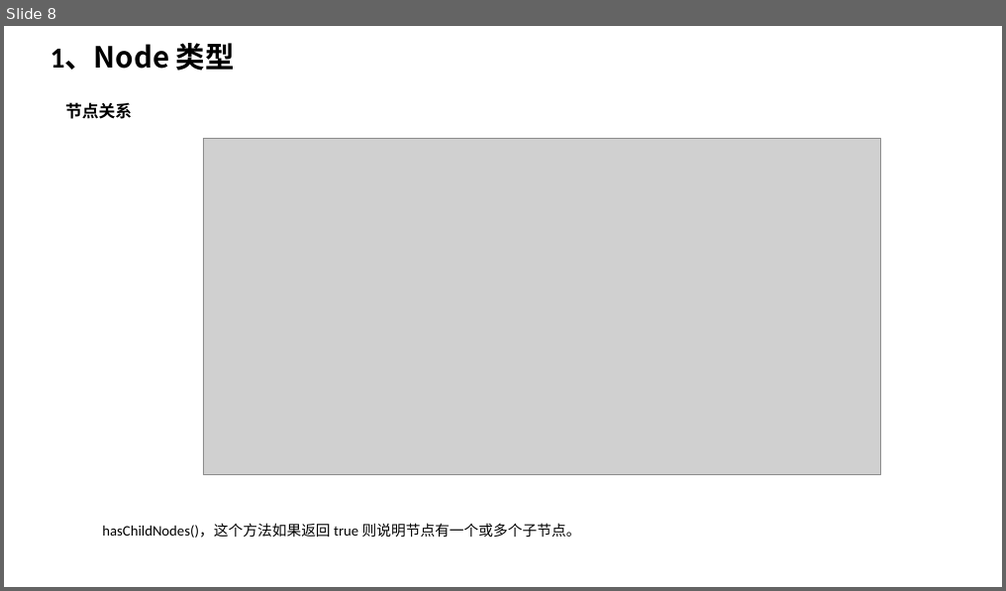
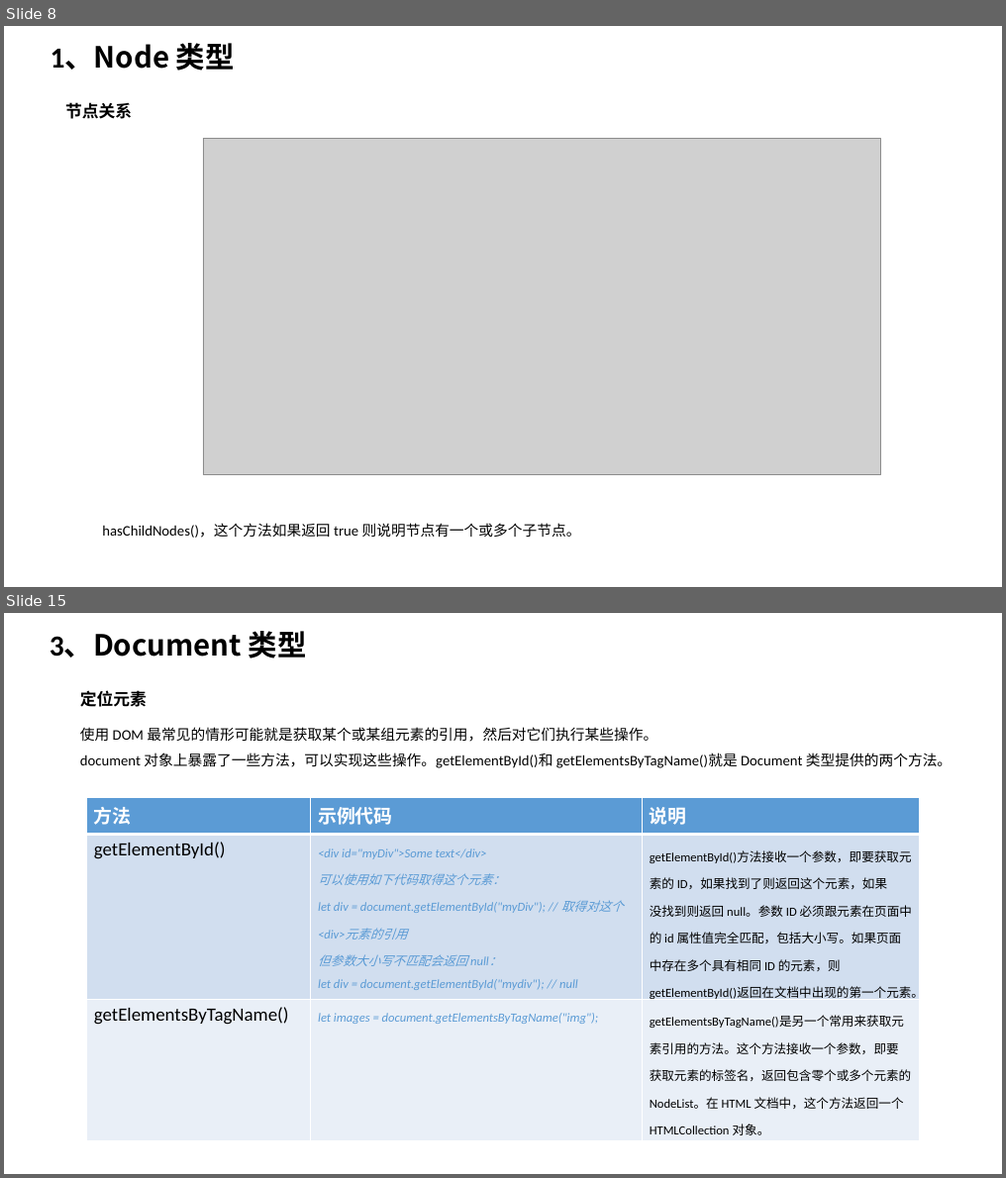
Before and after one commit to TshSophie/OnlineNotes, a slide deck: 读书笔记/JavaScript高级程序设计第四版 ppt版本/第十四章 DOM.pptx. Shown one above the other, each under a label of ours: slide 8 before the commit, slides 8 and 15 after it; the slides between them are not shown. The pictures are 1006x591 and 1006x1178 pixels, drawn with LibreOffice and Linux fonts; fonts in the diff are those of the drawing; grey boxes stand for pictures. Boxes give left, top, right and bottom in pixels: in the first picture for what was removed or moved away, otherwise in the second. Text is boxed around its words. In the diff, an @@ line names an element or a change of style, - is before the commit and + after.

```diff
--- a/读书笔记/JavaScript高级程序设计第四版 ppt版本/第十四章 DOM.pptx
+++ b/读书笔记/JavaScript高级程序设计第四版 ppt版本/第十四章 DOM.pptx
@@ slide 15 added at [4, 613, 1002, 1174], background #FFFFFF @@
@@ text added at [50, 631, 307, 659], 28 pt, text #000000, bold @@
+3、Document 类型
@@ text added at [80, 690, 147, 707], 16 pt, text #000000, bold @@
+定位元素
@@ text added at [80, 727, 951, 768], 14 pt, text #000000 @@
+使用 DOM 最常见的情形可能就是获取某个或某组元素的引用，然后对它们执行某些操作。
+document 对象上暴露了一些方法，可以实现这些操作。getElementById()和 getElementsByTagName()就是 Document 类型提供的两个方法。
@@ table added at [86, 797, 920, 1140], 3 rows, 3 columns @@
+方法 | 示例代码 | 说明
+getElementById() | <div id="myDiv">Some text</div> / 可以使用如下代码取得这个元素： / let div = document.getElementById("myDiv"); // 取得对这个<div>元素的引用 / 但参数大小写不匹配会返回 null： / let div = document.getElementById("mydiv"); // null | getElementById()方法接收一个参数，即要获取元素的 ID，如果找到了则返回这个元素，如果 / 没找到则返回 null。参数 ID 必须跟元素在页面中的 id 属性值完全匹配，包括大小写。如果页面中存在多个具有相同 ID 的元素，则 getElementById()返回在文档中出现的第一个元素。
+getElementsByTagName() | let images = document.getElementsByTagName("img"); | getElementsByTagName()是另一个常用来获取元素引用的方法。这个方法接收一个参数，即要 / 获取元素的标签名，返回包含零个或多个元素的 NodeList。在 HTML 文档中，这个方法返回一个 / HTMLCollection 对象。
```
Also in this commit, not shown: 6 slides changed, 7 other slides added, 4 other files.
